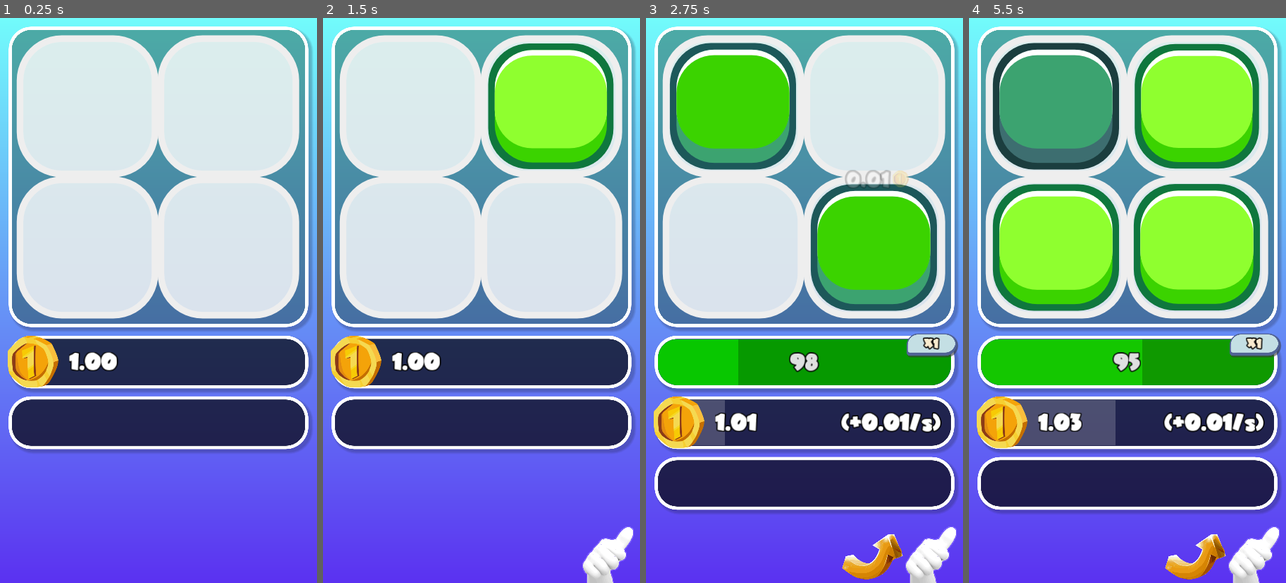
Above: before the commit, frames 1-4 (left to right).
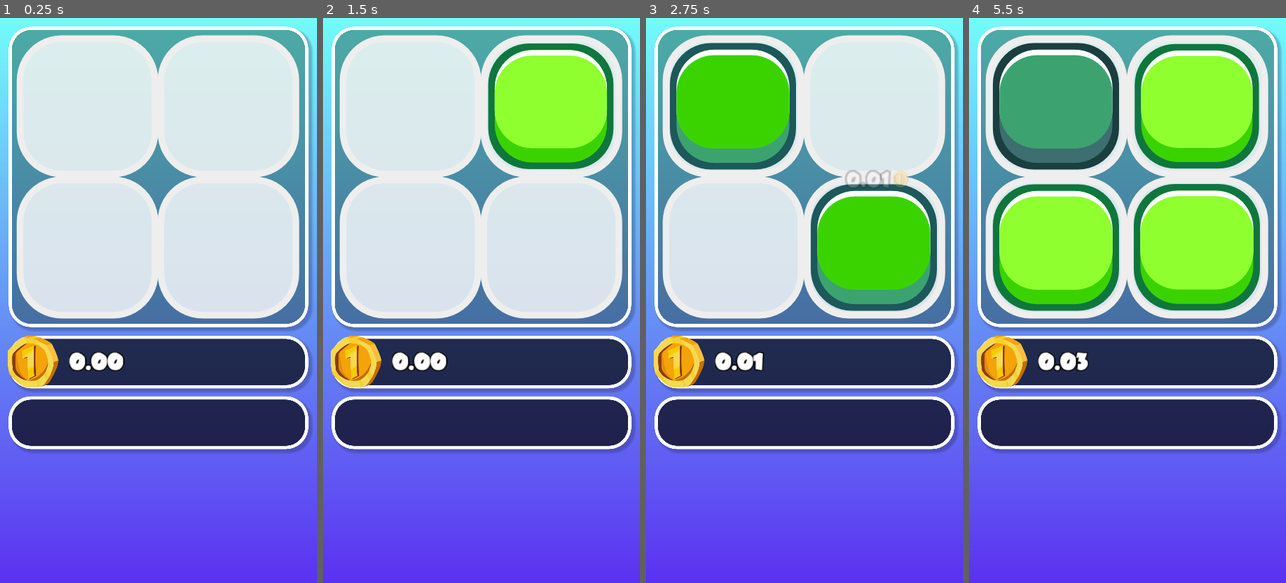
Above: after the commit, the same moments.

Repository: TimothyAlexisVass/a-game
Game: Godot game, scene res://scenes/main.tscn
Two runs of this game, one before a commit and one after it. Both use one fixed random seed, a clock stepped at 60 frames per second and the inputs below.
Inputs (mouse positions are in pixels of both pictures, inside the frame that each line leads up to):
- Up to frame 1 (0.25 s): no input
- Up to frame 2 (1.5 s): tap Enter at 0.5 s; move the mouse to (551, 272) at 0.52 s; hold Right (ui_right) 0.53-1.25 s; click (551, 272) at 0.67 s; drag from (418, 328) to (465, 413) at 1.27 s
- Up to frame 3 (2.75 s): move the mouse to (836, 176) at 2.02 s; hold Right (ui_right) from 2.03 s (still down)
- Up to frame 4 (5.5 s): release Right (ui_right) at 2.75 s; drag from (1111, 413) to (1032, 215) at 2.77 s; move the mouse to (1222, 385) at 3.52 s; hold Left (ui_left) 3.53-4.25 s; drag from (1032, 215) to (1079, 159) at 4.27 s; move the mouse to (1143, 300) at 5.02 s; hold Down (ui_down) from 5.03 s (still down); click (1143, 300) at 5.17 s

The runs differ from the first frame. In frame 1, 0.4% of the frame differs, in the area x 21-40%, y 59-63%; in frame 2, 1.3%; in frame 3, 22%; in frame 4, 23%, in the area x 2-99%, y 55-100%.

Commit message:
Styled notifications.

Diff:
--- a/assets/fonts/komika_info.tres
+++ b/assets/fonts/komika_info.tres
@@ -3,4 +3,7 @@
 [ext_resource path="res://assets/komika.slim.ttf" type="DynamicFontData" id=1]
 
 [resource]
+size = 20
+outline_size = 1
+outline_color = Color( 0, 0, 0, 1 )
 font_data = ExtResource( 1 )
--- a/scenes/achievement.tscn
+++ b/scenes/achievement.tscn
@@ -5,7 +5,7 @@
 [ext_resource path="res://assets/achievement_images/achievement_template.svg" type="Texture" id=3]
 
 [node name="VBoxContainer" type="VBoxContainer"]
-margin_right = 108.0
+margin_right = 111.0
 margin_bottom = 133.0
 __meta__ = {
 "_edit_use_anchors_": false
@@ -32,7 +32,7 @@
 
 [node name="LevelLabel" type="Label" parent="."]
 margin_top = 112.0
-margin_right = 108.0
+margin_right = 111.0
 margin_bottom = 133.0
 theme = ExtResource( 2 )
 text = "0/9"
--- a/scenes/main.tscn
+++ b/scenes/main.tscn
@@ -5,12 +5,13 @@
 [ext_resource path="res://assets/junebug.ttf" type="DynamicFontData" id=3]
 [ext_resource path="res://assets/coin.svg" type="Texture" id=4]
 [ext_resource path="res://assets/upgrade_stylebox.tres" type="StyleBox" id=5]
-[ext_resource path="res://assets/komika.slim.ttf" type="DynamicFontData" id=6]
+[ext_resource path="res://assets/fonts/komika_info.tres" type="DynamicFont" id=6]
 [ext_resource path="res://scripts/tile_board.gd" type="Script" id=7]
 [ext_resource path="res://assets/fonts/length7.tres" type="DynamicFont" id=8]
 [ext_resource path="res://scripts/scroll_container.gd" type="Script" id=9]
 [ext_resource path="res://assets/recycle.svg" type="Texture" id=10]
 [ext_resource path="res://assets/main_theme.theme" type="Theme" id=11]
+[ext_resource path="res://scenes/achievement.tscn" type="PackedScene" id=12]
 [ext_resource path="res://scripts/upgrades.gd" type="Script" id=13]
 [ext_resource path="res://scripts/achievements.gd" type="Script" id=15]
 [ext_resource path="res://assets/achievements.svg" type="Texture" id=16]
@@ -176,9 +177,6 @@
 extra_spacing_bottom = 3
 font_data = ExtResource( 3 )
 
-[sub_resource type="DynamicFont" id=24]
-font_data = ExtResource( 6 )
-
 [node name="main" type="Node2D"]
 
 [node name="Tween" type="Tween" parent="."]
@@ -439,6 +437,7 @@
 margin_right = 512.0
 margin_bottom = 79.0
 custom_constants/separation = 8
+alignment = 1
 
 [node name="Border" type="Panel" parent="Info/NotificationsInfo"]
 anchor_right = 1.0
@@ -623,8 +622,8 @@
 }
 
 [node name="MarginContainer" type="MarginContainer" parent="Achievements/ScrollContainer"]
-margin_right = 64.0
-margin_bottom = 64.0
+margin_right = 172.0
+margin_bottom = 197.0
 custom_constants/margin_right = 32
 custom_constants/margin_top = 32
 custom_constants/margin_left = 32
@@ -636,11 +635,14 @@
 [node name="GridContainer" type="GridContainer" parent="Achievements/ScrollContainer/MarginContainer"]
 margin_left = 32.0
 margin_top = 32.0
-margin_right = 32.0
-margin_bottom = 32.0
+margin_right = 140.0
+margin_bottom = 165.0
 custom_constants/vseparation = 16
 custom_constants/hseparation = 16
-columns = 4
+columns = 3
+
+[node name="VBoxContainer" parent="Achievements/ScrollContainer/MarginContainer/GridContainer" instance=ExtResource( 12 )]
+margin_right = 108.0
 
 [node name="Border" type="Panel" parent="Achievements"]
 anchor_right = 1.0
@@ -769,15 +771,16 @@
 
 [node name="DescriptionLabel" type="Label" parent="Achievements/Description/Background/MarginContainer/Panel/MarginContainer"]
 margin_left = 8.0
-margin_top = 46.0
+margin_top = 44.0
 margin_right = 436.0
-margin_bottom = 66.0
+margin_bottom = 69.0
 size_flags_horizontal = 3
-custom_fonts/font = SubResource( 24 )
+custom_fonts/font = ExtResource( 6 )
 custom_colors/font_color_shadow = Color( 0, 0, 0, 0.847059 )
 custom_constants/shadow_offset_x = 2
 custom_constants/shadow_offset_y = 2
 text = "Description"
+align = 1
 valign = 1
 autowrap = true
 [connection signal="timeout" from="Upgrades/CheckUpgrades" to="Upgrades" method="_on_CheckUpgrades_timeout"]
--- a/scenes/notification.tscn
+++ b/scenes/notification.tscn
@@ -8,6 +8,7 @@
 custom_fonts/font = ExtResource( 1 )
 text = "This is some text which is a notification"
 align = 1
+autowrap = true
 __meta__ = {
 "_edit_use_anchors_": false
 }
--- a/scenes/upgrade.tscn
+++ b/scenes/upgrade.tscn
@@ -1,11 +1,10 @@
-[gd_scene load_steps=10 format=2]
+[gd_scene load_steps=9 format=2]
 
-[ext_resource path="res://assets/komika.slim.ttf" type="DynamicFontData" id=1]
+[ext_resource path="res://assets/fonts/komika_info.tres" type="DynamicFont" id=1]
 [ext_resource path="res://assets/upgrade_stylebox.tres" type="StyleBox" id=2]
 [ext_resource path="res://assets/coin30px.svg" type="Texture" id=3]
 [ext_resource path="res://assets/main_theme.theme" type="Theme" id=4]
 [ext_resource path="res://assets/corner-radius.shader" type="Shader" id=5]
-
 
 [sub_resource type="StyleBoxFlat" id=1]
 bg_color = Color( 0.415686, 0.486275, 0.607843, 1 )
@@ -27,9 +26,6 @@
 shader_param/color = Color( 1, 1, 1, 1 )
 shader_param/radius = 0.5
 shader_param/size = Vector2( 1, 1 )
-
-[sub_resource type="DynamicFont" id=4]
-font_data = ExtResource( 1 )
 
 [node name="Upgrade" type="MarginContainer"]
 anchor_left = 0.5
@@ -91,7 +87,7 @@
 margin_left = 8.0
 margin_top = 8.0
 margin_right = 456.0
-margin_bottom = 138.0
+margin_bottom = 145.0
 rect_min_size = Vector2( 0, 130 )
 custom_constants/separation = 12
 __meta__ = {
@@ -114,15 +110,15 @@
 
 [node name="DescriptionLabel" type="Label" parent="Background/MarginContainer/Panel/MarginContainer2/HBoxContainer"]
 margin_left = 142.0
-margin_top = 20.0
 margin_right = 448.0
-margin_bottom = 109.0
+margin_bottom = 137.0
 size_flags_horizontal = 3
-custom_fonts/font = SubResource( 4 )
+custom_fonts/font = ExtResource( 1 )
 custom_colors/font_color_shadow = Color( 0, 0, 0, 0.847059 )
 custom_constants/shadow_offset_x = 2
 custom_constants/shadow_offset_y = 2
 text = "Du har ett värde som människa i livet och du är värd det bästa. Sanning, kärlek, vishet, rättvisa, lycka, hälsa och välmående."
+align = 1
 valign = 1
 autowrap = true
 
--- a/scripts/achievements.gd
+++ b/scripts/achievements.gd
@@ -5,6 +5,7 @@
 var achievement_template = preload("res://scenes/achievement.tscn")
 var achievement_objects_list = {}
 var achievement_object
+var achievement_described = null
 var achieved = false
 
 onready var description = get_node("Description")
@@ -76,15 +77,18 @@
 			achievement_objects_list[achievement.name] = achievement_object
 
 func _show_achievement_description(achievement):
+	achievement_described = achievement
 	description_title_label.text = achievement.title[achievement.level]
 	description_label.text = achievement.description[achievement.level]
-	description_progress_bar.value = achievement_object.get_node("TextureProgress").value
+	description_progress_bar.value = check_progress(achievement_described)
 	description.visible = true
 
 func _hide_achievement_description():
 	description.visible = false
 
 func _on_CheckAchievements_timeout():
+	if achievement_described != null:
+		description_progress_bar.value = check_progress(achievement_described)
 	for achievement in open:
 		if achievement.name == "progress_events":
 			progress_events(achievement)
@@ -100,6 +104,7 @@
 			if Main.coins >= 0.3:
 				Main.achievements_button.visible = Main.coins >= 0.3
 				achievement.level += 1
+				Main.display_notification("Achievements enabled")
 		1:
 			if Main.coins >= 1:
 				Main.upgrades_button.disabled = Main.coins < 1
@@ -135,6 +140,7 @@
 				Main.income_multiplier *= achievement.reward[achievement.level]
 				achieved = true
 	if achieved:
+		Main.display_notification(achievement.title[achievement.level] + " (" + achievement.description[achievement.level] + ")")
 		Main.set_income()
 		achievement.level += 1
 
--- a/scripts/main.gd
+++ b/scripts/main.gd
@@ -30,7 +30,7 @@
 var add_moves_amount = 1
 var auto_add_moves = false
 
-var coins = 1.0
+var coins = 0.0
 var total_coins_ever = coins
 var base_income = 0.0
 var board_income = 0.0
@@ -119,7 +119,19 @@
 func display_notification(notification_text):
 	display_notification_object = notification.instance()
 	display_notification_object.text = notification_text
+	display_notification_object.percent_visible = 0
+	display_notification_object.modulate = Color("00ff00")
+
+	# Allow 10 notifications in the list
+	if notification_list.get_child_count() > 10:
+		notification_list.get_child(10).queue_free()
+
+	# Add notification and put it first in list
 	notification_list.add_child(display_notification_object)
+	notification_list.move_child(display_notification_object, 0)
+	tween.interpolate_property(display_notification_object, "modulate", Color("00ff00"), Color("ffffff"), 7, tween.TRANS_LINEAR, tween.EASE_OUT)
+	tween.interpolate_property(display_notification_object, "percent_visible", 0.0, 1.0, .7, tween.TRANS_LINEAR, tween.EASE_OUT)
+	tween.start()
 
 func change_total(amount, position):
 	Main.coins += amount
